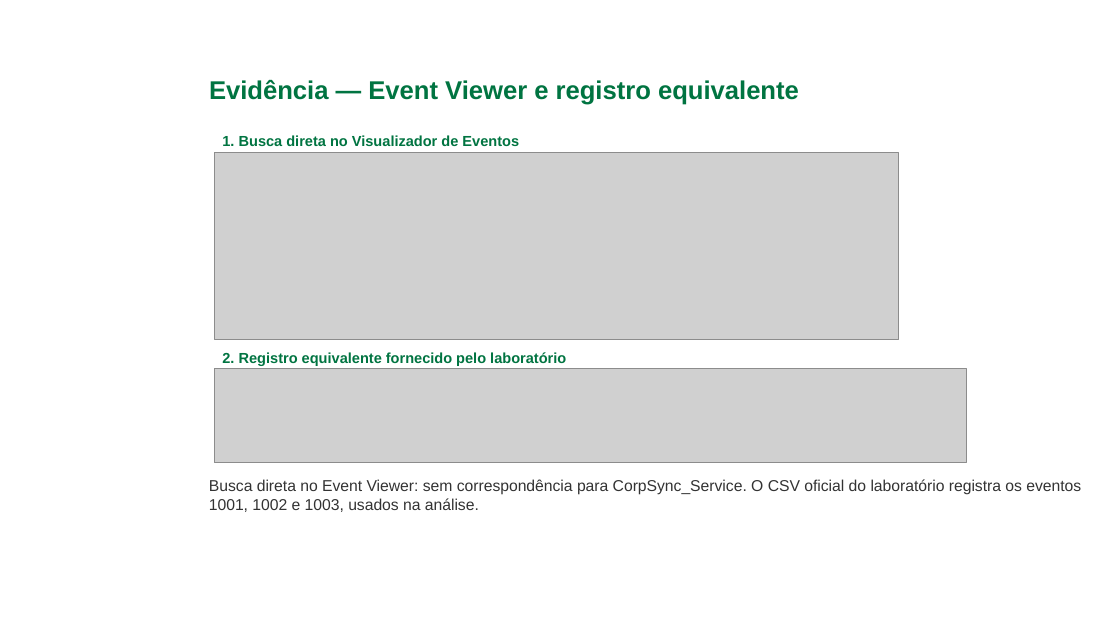
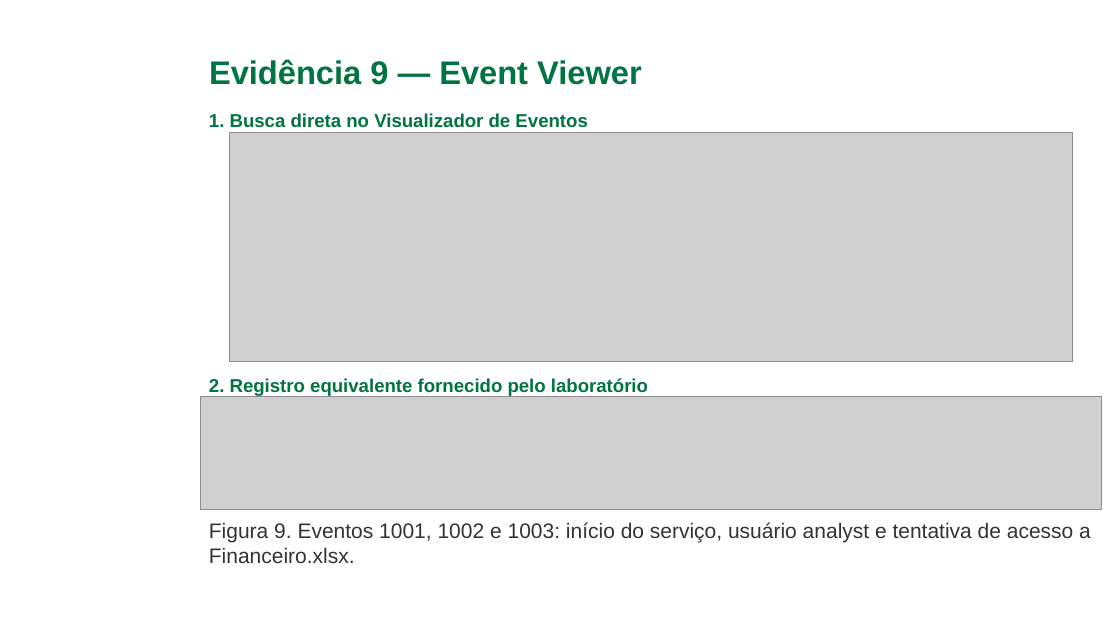
Before and after one commit to gabriellucasalves/Nexus-interprise, a slide deck: slide 25 of docs/caso-techcorp/Nexus_Apresentacao_Caso_TechCorp_Ajustada_Final.pptx (slide 11 before the commit). Drawn at 1120x630 pixels with LibreOffice and Linux fonts; fonts in the diff are those of the drawing; grey boxes stand for pictures; background and template pictures are left out. Boxes give left, top, right and bottom in pixels: in the first picture for what was removed or moved away, otherwise in the second. Text is boxed around its words. In the diff, an @@ line names an element or a change of style, - is before the commit and + after.

```diff
--- a/docs/caso-techcorp/Nexus_Apresentacao_Caso_TechCorp_Ajustada_Final.pptx
+++ b/docs/caso-techcorp/Nexus_Apresentacao_Caso_TechCorp_Ajustada_Final.pptx
@@ title at [209,59,642,85]: text changed; size 22 to 28 pt @@
-Evidência — Event Viewer e registro equivalente
+Evidência 9 — Event Viewer
@@ text "1. Busca direta no Visualizador ..." at [209,113,587,128]: size 12.5 to 16 pt; more space between paragraphs @@
@@ text "1. Busca direta no Visualizador ...": place and size @@
-text "1. Busca direta no Visualizador ..." at [222,135,519,146]
+text "1. Busca direta no Visualizador ..." at [209,113,587,128]
@@ picture: place and size @@
-picture at [214,153,899,339]
+picture at [229,132,1073,361]
@@ text "2. Registro equivalente fornecido pelo ...": place and size @@
-text "2. Registro equivalente fornecido pelo ..." at [222,352,566,366]
+text "2. Registro equivalente fornecido pelo ..." at [209,378,648,396]
@@ text "2. Registro equivalente fornecido pelo ..." at [209,378,648,396]: size 12.5 to 16 pt; more space between paragraphs @@
@@ picture: place and size @@
-picture at [214,369,966,463]
+picture at [201,397,1102,509]
@@ text at [209,522,1091,563]: text changed; size 13.5 to 18 pt @@
-Busca direta no Event Viewer: sem correspondência para CorpSync_Service. O CSV oficial do laboratório registra os eventos 1001, 1002 e 1003, usados na análise.
+Figura 9. Eventos 1001, 1002 e 1003: início do serviço, usuário analyst e tentativa de acesso a Financeiro.xlsx.
```
Also in this commit, not shown: 27 other slides changed, 13 slides added, 2 slides removed, 1 other file.
